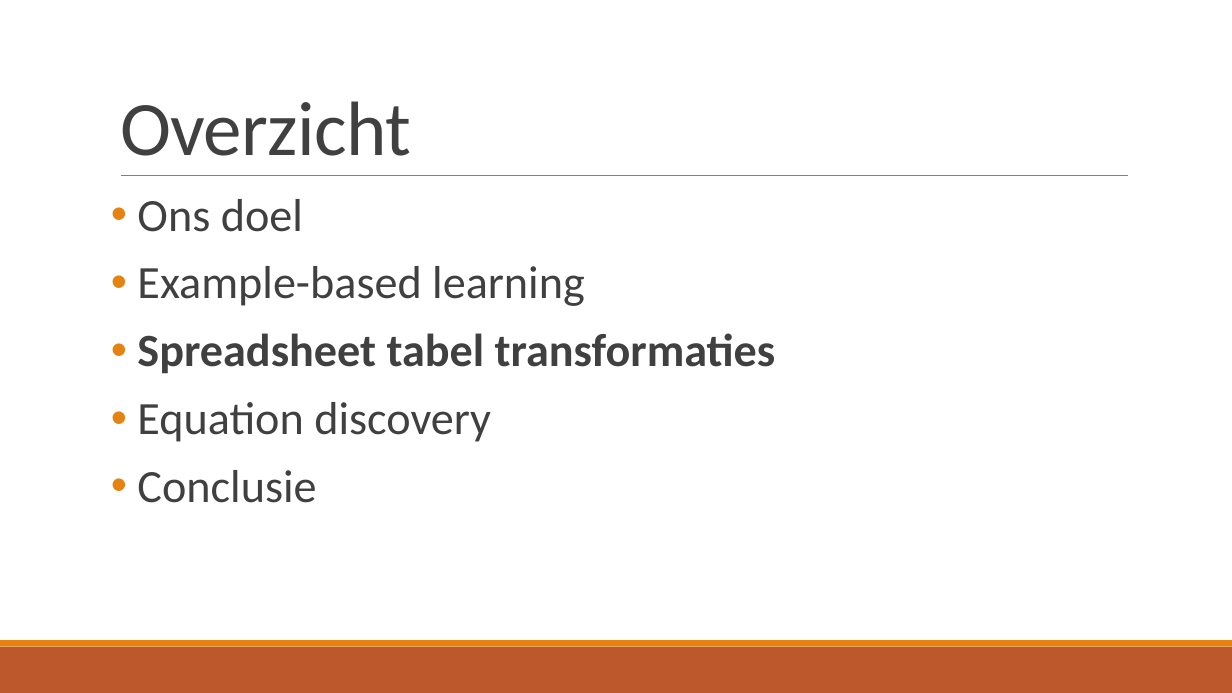
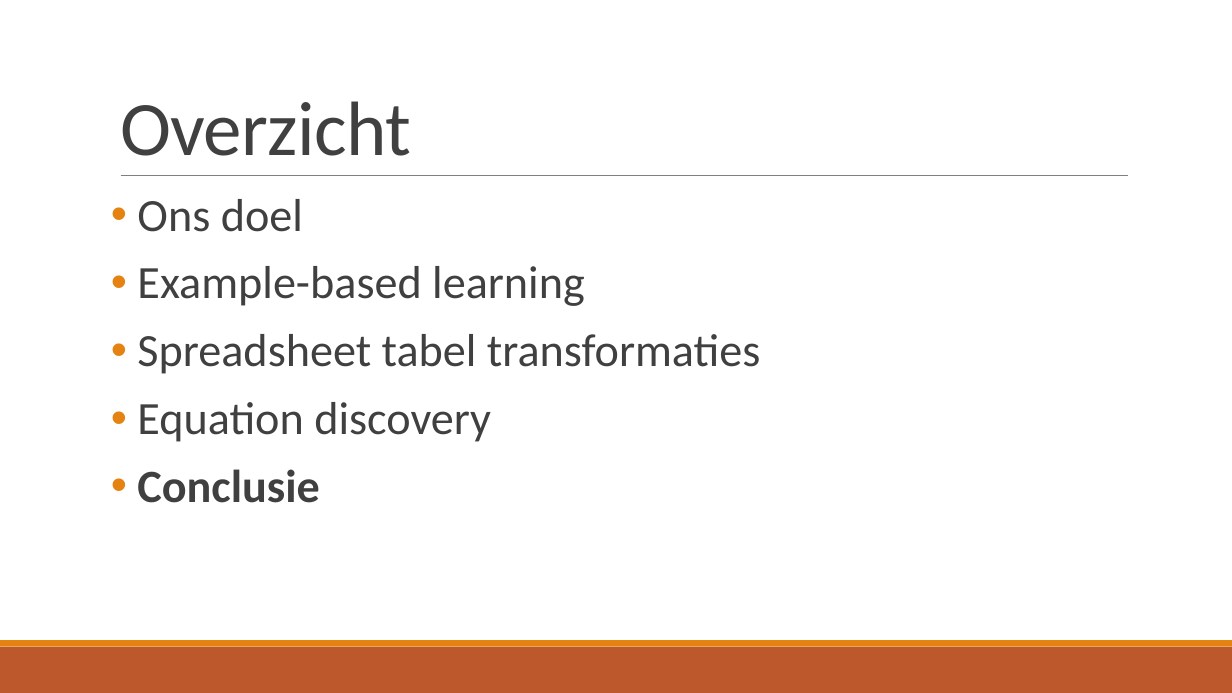
Before and after one commit to TomDeGroote/Bachelorproef, a slide deck: slide 22 of Opdracht 2/Literatuurstudie.pptx (slide 12 before the commit). Drawn at 1232x693 pixels with LibreOffice and Linux fonts; fonts in the diff are those of the drawing. Boxes give left, top, right and bottom in pixels: in the first picture for what was removed or moved away, otherwise in the second. Text is boxed around its words. In the diff, an @@ line names an element or a change of style, - is before the commit and + after.

```diff
--- a/Opdracht 2/Literatuurstudie.pptx
+++ b/Opdracht 2/Literatuurstudie.pptx
@@ text at bbox=[137, 334, 760, 503]: bold off in "Spreadsheet tabel transformaties"; bold on in "Conclusie" @@
```
Also in this commit, not shown: 5 other slides changed, 1 slide added, 1 other file.
